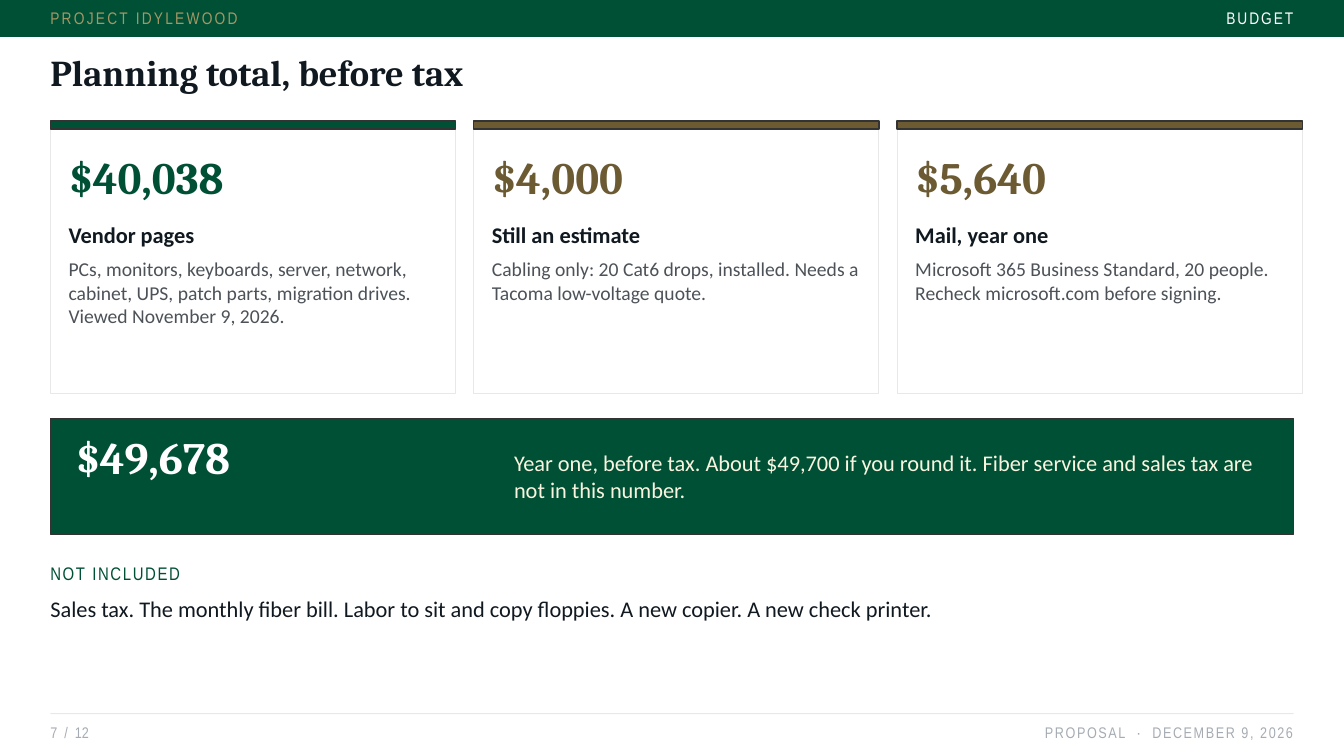
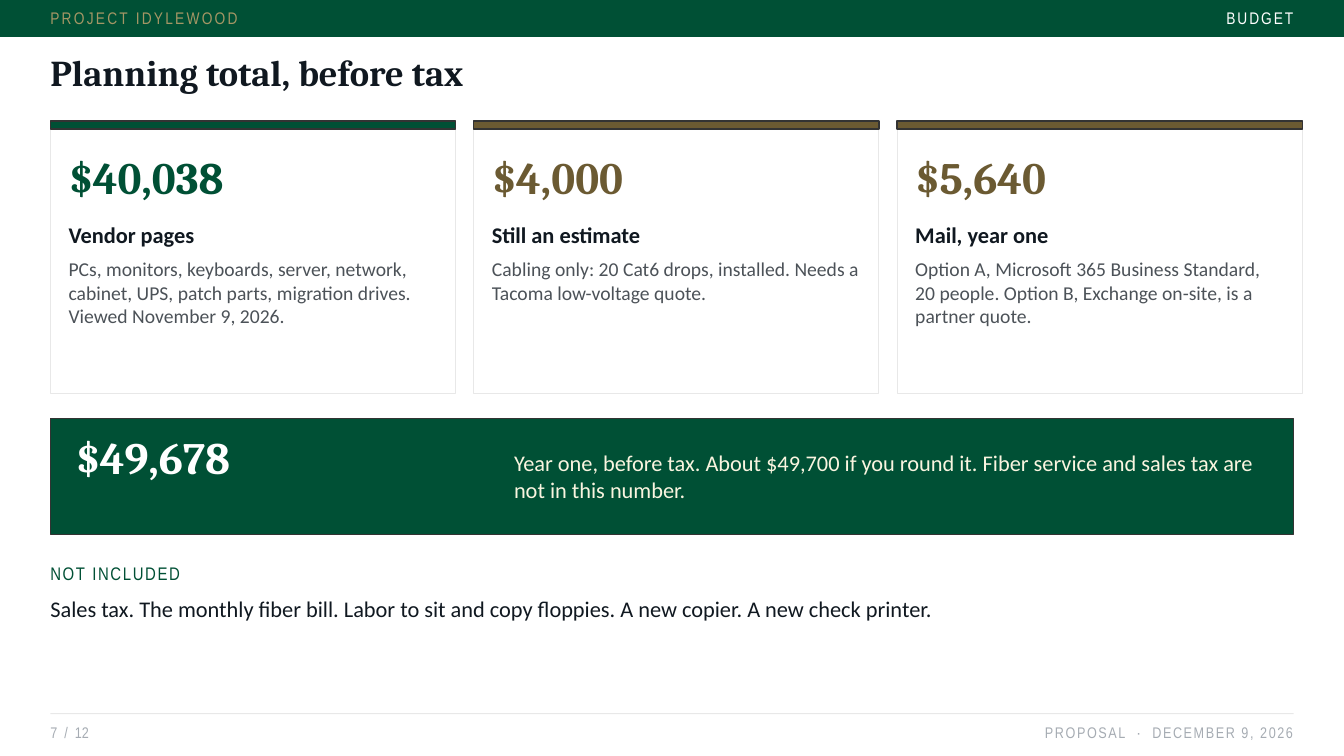
Before and after one commit to jxstjoeii/project-idylewood, a slide deck: slide 7 of slides/Project-Idylewood-Proposal.pptx. Drawn at 1344x756 pixels with LibreOffice and Linux fonts; fonts in the diff are those of the drawing. Boxes give left, top, right and bottom in pixels: in the first picture for what was removed or moved away, otherwise in the second. Text is boxed around its words. In the diff, an @@ line names an element or a change of style, - is before the commit and + after.

```diff
--- a/slides/Project-Idylewood-Proposal.pptx
+++ b/slides/Project-Idylewood-Proposal.pptx
@@ text at (x1=915, y1=262, x2=1261, y2=326): text changed @@
-Microsoft 365 Business Standard, 20 people. Recheck microsoft.com before signing.
+Option A, Microsoft 365 Business Standard, 20 people. Option B, Exchange on-site, is a partner quote.
```
Also in this commit, not shown: 4 other slides changed, 3 other files.
